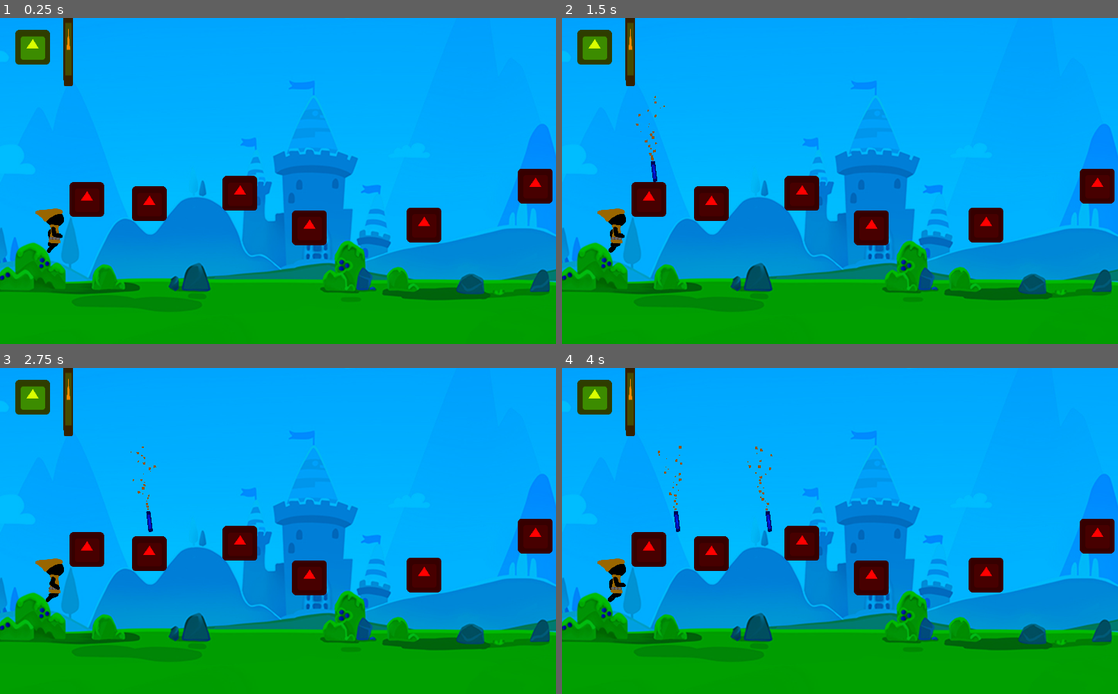
Above: before the commit, frames 1-4 (two rows, left to right).
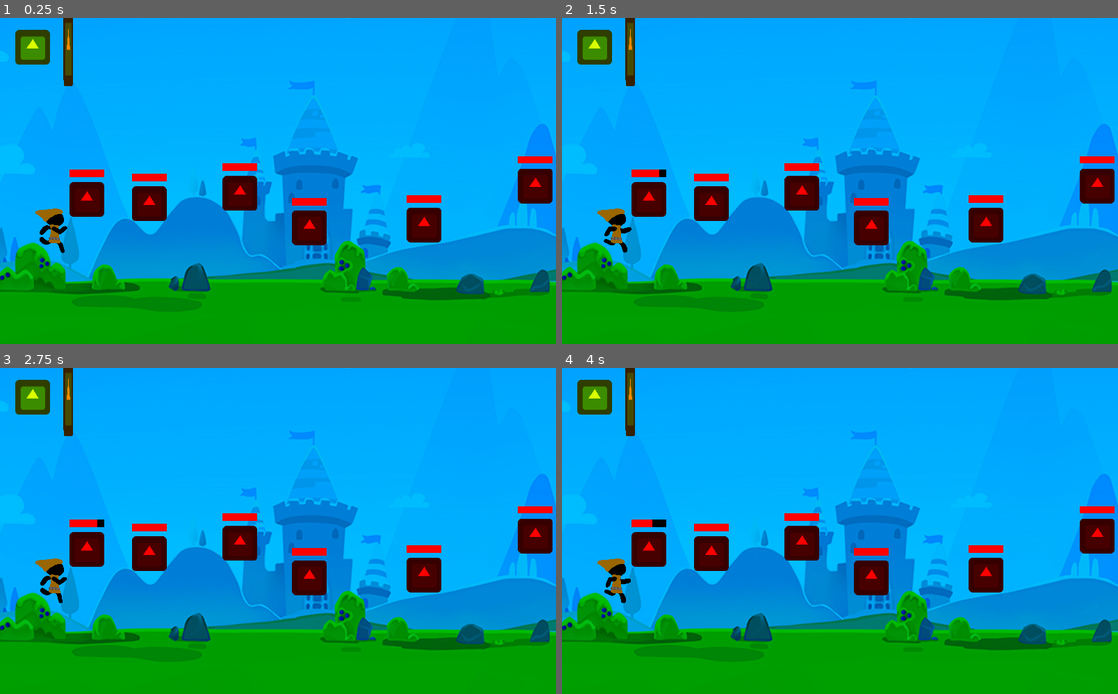
Above: after the commit, the same moments.

Repository: Blackout4344/Castle-Defense
Game: Godot game, scene res://Scenes/Main.tscn
The game is run twice, just before and just after one commit, with the same random seed, the same clock (stepped at 60 frames per second) and the same inputs. The engine's default icon, where the game draws it, is replaced by a stand-in: a white triangle on a blue panel in a dark square.
Inputs:
- Up to frame 1 (0.25 s): no input
- Up to frame 2 (1.5 s): no input
- Up to frame 3 (2.75 s): no input
- Up to frame 4 (4 s): no input

The runs differ from the first frame. In frame 1, 1.1% of the frame differs, in the area x 7-100%, y 42-73%; in frame 2, 1.1%; in frame 3, 1.1%; in frame 4, 1.2%, in the area x 7-100%, y 23-73%.

Commit message:
Enemy go BRRRRR

Diff:
--- a/CastleDefense/Scenes/Arrow.tscn
+++ b/CastleDefense/Scenes/Arrow.tscn
@@ -1,10 +1,13 @@
-[gd_scene load_steps=4 format=2]
+[gd_scene load_steps=5 format=2]
 
 [ext_resource path="res://icon.png" type="Texture" id=1]
 [ext_resource path="res://Scripts/Arrow.gd" type="Script" id=2]
 
 [sub_resource type="RectangleShape2D" id=1]
 extents = Vector2( 19, 4 )
+
+[sub_resource type="RectangleShape2D" id=2]
+extents = Vector2( 24.5, 10 )
 
 [node name="Arrow" type="KinematicBody2D"]
 script = ExtResource( 2 )
@@ -30,3 +33,11 @@
 
 [node name="Collision" type="CollisionShape2D" parent="."]
 shape = SubResource( 1 )
+
+[node name="BodyCollisions" type="Area2D" parent="."]
+
+[node name="Collision" type="CollisionShape2D" parent="BodyCollisions"]
+position = Vector2( -0.5, 0 )
+shape = SubResource( 2 )
+
+[connection signal="body_entered" from="BodyCollisions" to="." method="_on_BodyCollisions_body_entered"]
--- /dev/null
+++ b/CastleDefense/Scenes/Enemy.tscn
@@ -0,0 +1,33 @@
+[gd_scene load_steps=6 format=2]
+
+[ext_resource path="res://icon.png" type="Texture" id=1]
+[ext_resource path="res://Scripts/Enemy.gd" type="Script" id=2]
+
+[sub_resource type="RectangleShape2D" id=1]
+extents = Vector2( 32, 32 )
+
+[sub_resource type="StyleBoxFlat" id=2]
+bg_color = Color( 1, 0, 0, 1 )
+
+[sub_resource type="StyleBoxFlat" id=3]
+bg_color = Color( 0, 0, 0, 1 )
+
+[node name="Enemy" type="KinematicBody2D"]
+script = ExtResource( 2 )
+health = 10.0
+
+[node name="Sprite" type="Sprite" parent="."]
+self_modulate = Color( 1, 0, 0, 1 )
+texture = ExtResource( 1 )
+
+[node name="Collision" type="CollisionShape2D" parent="."]
+shape = SubResource( 1 )
+
+[node name="HealthBar" type="ProgressBar" parent="."]
+margin_left = -32.0
+margin_top = -55.0
+margin_right = 32.0
+margin_bottom = -41.0
+custom_styles/fg = SubResource( 2 )
+custom_styles/bg = SubResource( 3 )
+percent_visible = false
--- a/CastleDefense/Scenes/EnemyPlaceholder.tscn
+++ /dev/null
@@ -1,15 +0,0 @@
-[gd_scene load_steps=3 format=2]
-
-[ext_resource path="res://icon.png" type="Texture" id=1]
-
-[sub_resource type="RectangleShape2D" id=1]
-extents = Vector2( 32, 32 )
-
-[node name="EnemyPlaceholder" type="KinematicBody2D"]
-
-[node name="Sprite" type="Sprite" parent="."]
-self_modulate = Color( 1, 0, 0, 1 )
-texture = ExtResource( 1 )
-
-[node name="CollisionShape2D" type="CollisionShape2D" parent="."]
-shape = SubResource( 1 )
--- a/CastleDefense/Scenes/Footman.tscn
+++ b/CastleDefense/Scenes/Footman.tscn
@@ -56,7 +56,7 @@
 position = Vector2( -1, 6 )
 scale = Vector2( 0.222917, 0.222917 )
 frames = SubResource( 2 )
-frame = 14
+frame = 6
 playing = true
 
 [node name="Collision" type="CollisionShape2D" parent="."]
--- a/CastleDefense/Scenes/Main.tscn
+++ b/CastleDefense/Scenes/Main.tscn
@@ -2,7 +2,7 @@
 
 [ext_resource path="res://Scenes/Archer.tscn" type="PackedScene" id=1]
 [ext_resource path="res://Sprites/castle.jpg" type="Texture" id=2]
-[ext_resource path="res://Scenes/EnemyPlaceholder.tscn" type="PackedScene" id=3]
+[ext_resource path="res://Scenes/Enemy.tscn" type="PackedScene" id=3]
 [ext_resource path="res://Scenes/Footman.tscn" type="PackedScene" id=4]
 
 [node name="Main" type="Node2D"]
--- a/CastleDefense/Scripts/Archer.gd
+++ b/CastleDefense/Scripts/Archer.gd
@@ -13,7 +13,7 @@
 func _process(delta):
     var enemy_x : int = 10000000;
     for i in $AttackRange.get_overlapping_bodies():
-        if (i.filename != "res://Scenes/EnemyPlaceholder.tscn"):
+        if (i.filename != "res://Scenes/Enemy.tscn"):
             continue;
         if (i.global_position.x <= enemy_x):
             enemy_x = i.global_position.x;
--- a/CastleDefense/Scripts/Arrow.gd
+++ b/CastleDefense/Scripts/Arrow.gd
@@ -12,3 +12,8 @@
     look_at(target);
     vel = global_position.direction_to(target);
     vel = vel.normalized() * speed;
+
+func _on_BodyCollisions_body_entered(body : PhysicsBody2D):
+    if (body.filename == "res://Scenes/Enemy.tscn"):
+        body.health -= damage;
+        queue_free();
--- /dev/null
+++ b/CastleDefense/Scripts/Enemy.gd
@@ -0,0 +1,11 @@
+extends KinematicBody2D
+
+export var health : float;
+
+func _ready():
+    $HealthBar.max_value = health;
+
+func _process(delta):
+    if (health <= 0):
+        queue_free();
+    $HealthBar.value = health;
